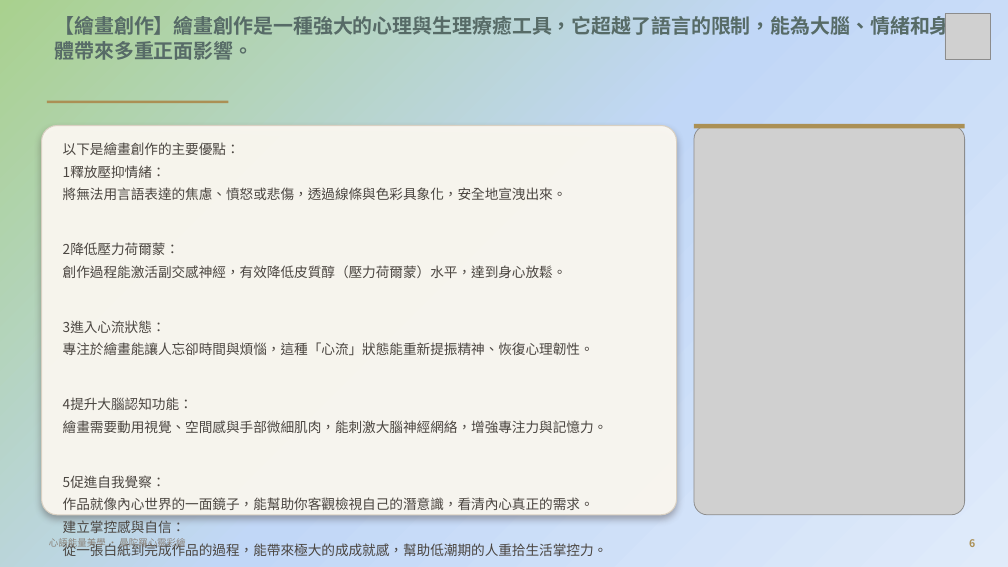
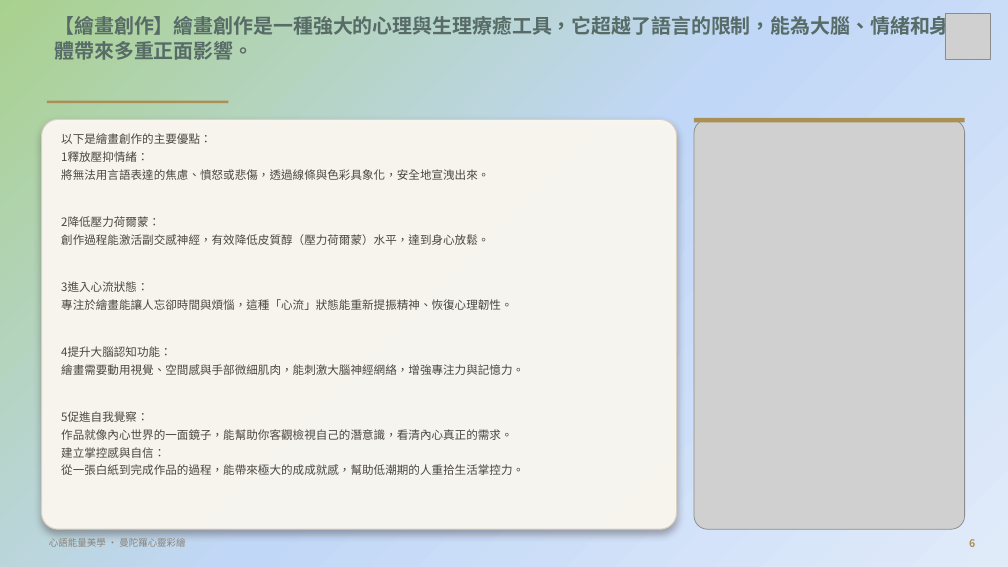
Before and after one commit to serina168/mandala-beginner, a slide deck: slide 6 of 繽紛五感體驗曼陀羅書籤畫_課程大綱.pptx. Drawn at 1008x567 pixels with LibreOffice and Linux fonts; fonts in the diff are those of the drawing; grey boxes stand for pictures; background and template pictures are left out. Boxes give left, top, right and bottom in pixels: in the first picture for what was removed or moved away, otherwise in the second. Text is boxed around its words. In the diff, an @@ line names an element or a change of style, - is before the commit and + after.

```diff
--- a/繽紛五感體驗曼陀羅書籤畫_課程大綱.pptx
+++ b/繽紛五感體驗曼陀羅書籤畫_課程大綱.pptx
@@ rounded rectangle: place and size @@
-rounded rectangle at (42, 126, 677, 515)
+rounded rectangle at (42, 119, 677, 529)
@@ picture: place and size @@
-picture at (694, 126, 965, 515)
+picture at (694, 119, 965, 529)
@@ rectangle: place and size @@
-rectangle at (694, 124, 965, 129)
+rectangle at (694, 118, 965, 123)
@@ text "以下是繪畫創作的主要優點：" at (61, 133, 524, 475): size 13 to 11 pt; line spacing 1.12 to 1.05; less space between paragraphs @@
```
Also in this commit, not shown: 18 other slides changed, 1 other file.
